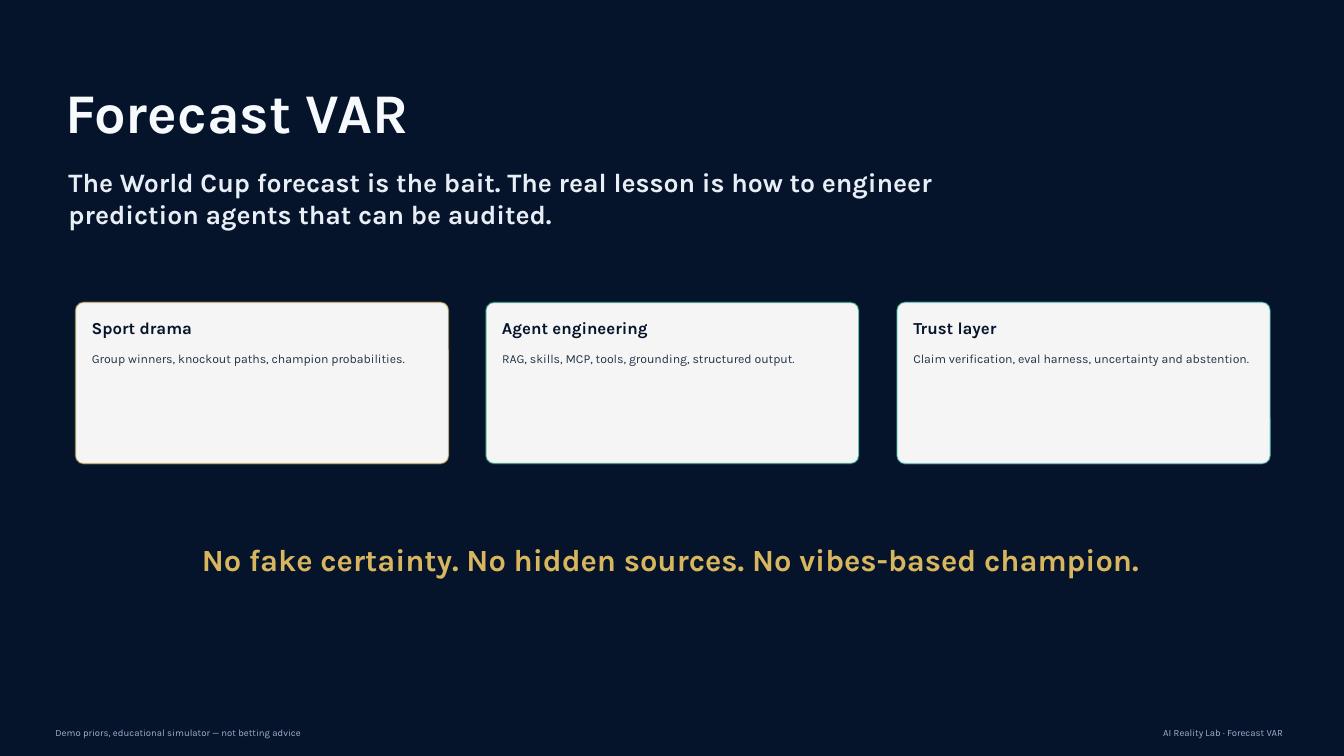
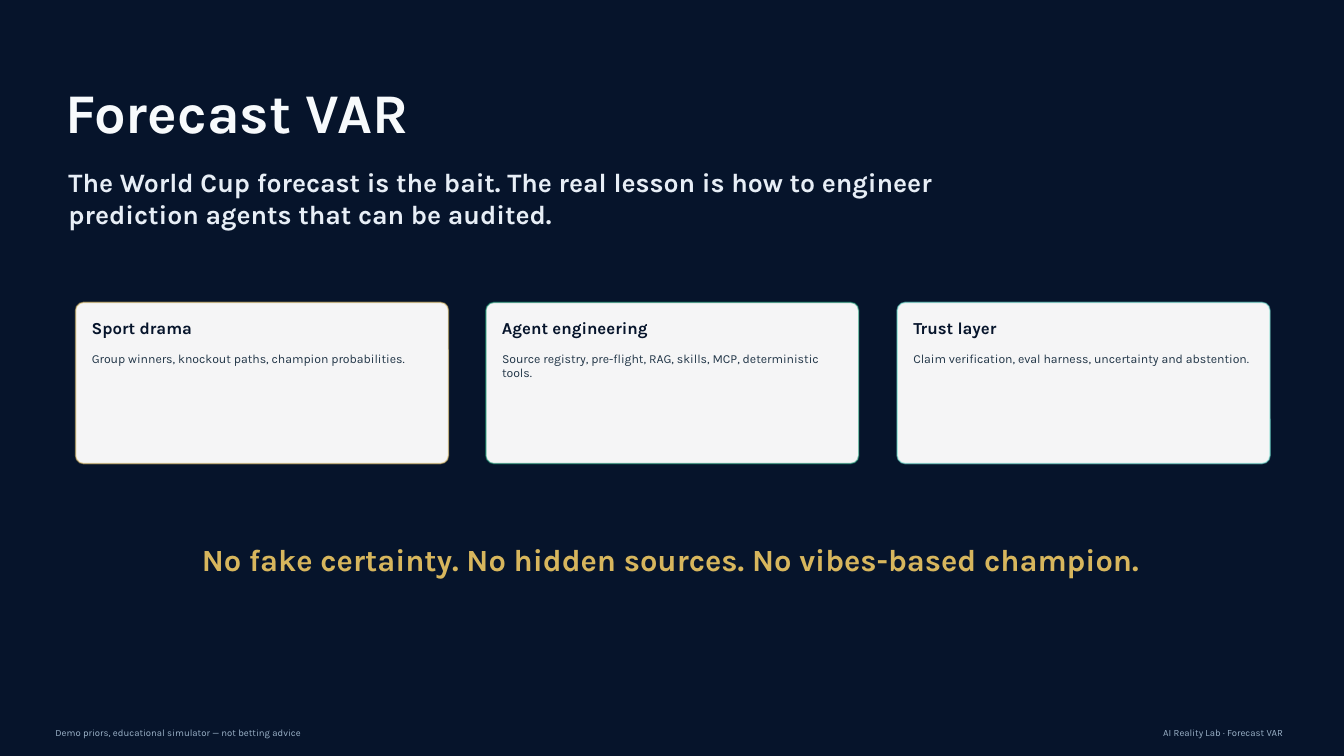
Before and after one commit to monaj07/ai-reality-lab, a slide deck: slide 26 of wc26-forecast-var-agent-episode2/deliverables/new_version/forecast_var_agent_engineering_deck.pptx. Drawn at 1344x756 pixels with LibreOffice and Linux fonts; fonts in the diff are those of the drawing; background and template pictures are left out. Boxes give left, top, right and bottom in pixels: in the first picture for what was removed or moved away, otherwise in the second. Text is boxed around its words. In the diff, an @@ line names an element or a change of style, - is before the commit and + after.

```diff
--- a/wc26-forecast-var-agent-episode2/deliverables/new_version/forecast_var_agent_engineering_deck.pptx
+++ b/wc26-forecast-var-agent-episode2/deliverables/new_version/forecast_var_agent_engineering_deck.pptx
@@ text at [502, 354, 819, 377]: text changed @@
-RAG, skills, MCP, tools, grounding, structured output.
+Source registry, pre-flight, RAG, skills, MCP, deterministic tools.
```
Also in this commit, not shown: 12 other slides changed.
